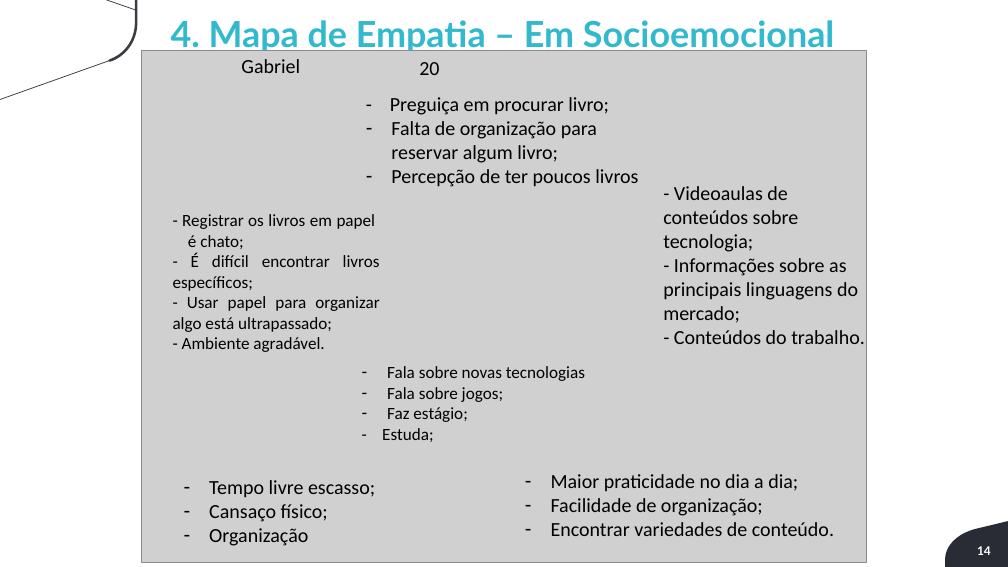
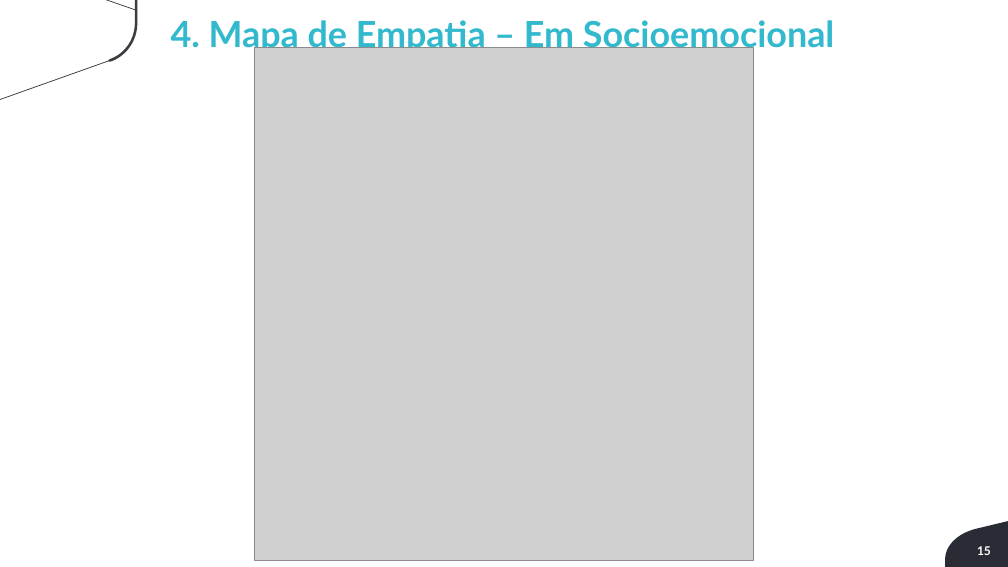
Before and after one commit to Luis-Silva80/grupo05-adsa, a slide deck: slide 15 of Documentação/EngenhariaDeSoftware/Sprint1-Engenharia-de-Software.pptx (slide 14 before the commit). Drawn at 1008x567 pixels with LibreOffice and Linux fonts; fonts in the diff are those of the drawing; grey boxes stand for pictures; background and template pictures are left out. Boxes give left, top, right and bottom in pixels: in the first picture for what was removed or moved away, otherwise in the second. Text is boxed around its words. In the diff, an @@ line names an element or a change of style, - is before the commit and + after.

```diff
--- a/Documentação/EngenhariaDeSoftware/Sprint1-Engenharia-de-Software.pptx
+++ b/Documentação/EngenhariaDeSoftware/Sprint1-Engenharia-de-Software.pptx
@@ text removed at <box>241,59,300,73</box> @@
-Gabriel
@@ picture: place and size @@
-picture at <box>141,50,867,563</box>
+picture at <box>254,47,754,560</box>
@@ text removed at <box>419,62,439,75</box> @@
-20
@@ text removed at <box>390,97,638,187</box> @@
-- Preguiça em procurar livro;
-– Falta de organização para reservar algum livro;
-– Percepção de ter poucos livros
@@ text removed at <box>663,186,865,344</box> @@
-- Videoaulas de conteúdos sobre tecnologia;
-- Informações sobre as principais linguagens do mercado;
-- Conteúdos do trabalho.
@@ text removed at <box>173,214,380,352</box> @@
-- Registrar os livros em papel é chato;
-- É difícil encontrar livros específicos;
-- Usar papel para organizar algo está ultrapassado;
-- Ambiente agradável.
@@ text removed at <box>382,366,585,442</box> @@
-– Fala sobre novas tecnologias
-– Fala sobre jogos;
-– Faz estágio;
-- Estuda;
@@ text removed at <box>551,474,834,536</box> @@
-– Maior praticidade no dia a dia;
-– Facilidade de organização;
-– Encontrar variedades de conteúdo.
@@ text removed at <box>209,480,375,546</box> @@
-– Tempo livre escasso;
-– Cansaço físico;
-– Organização
@@ page number at <box>977,546,991,555</box>: text changed @@
-14
+15
```
Also in this commit, not shown: 2 other slides changed.
